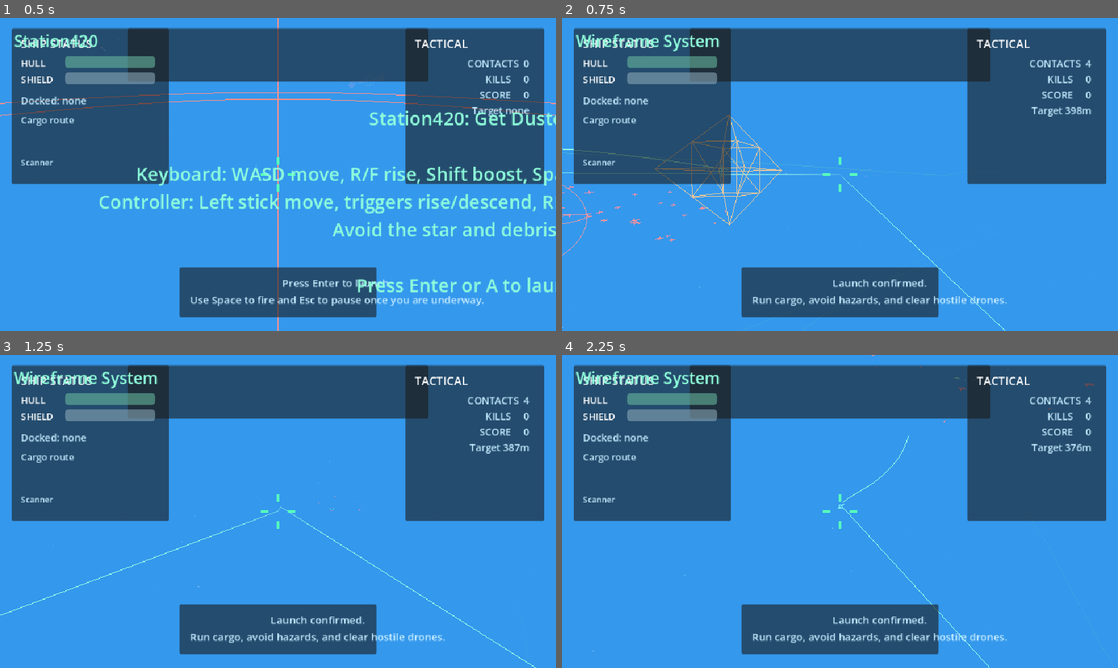
Above: before the commit, frames 1-4 (two rows, left to right).
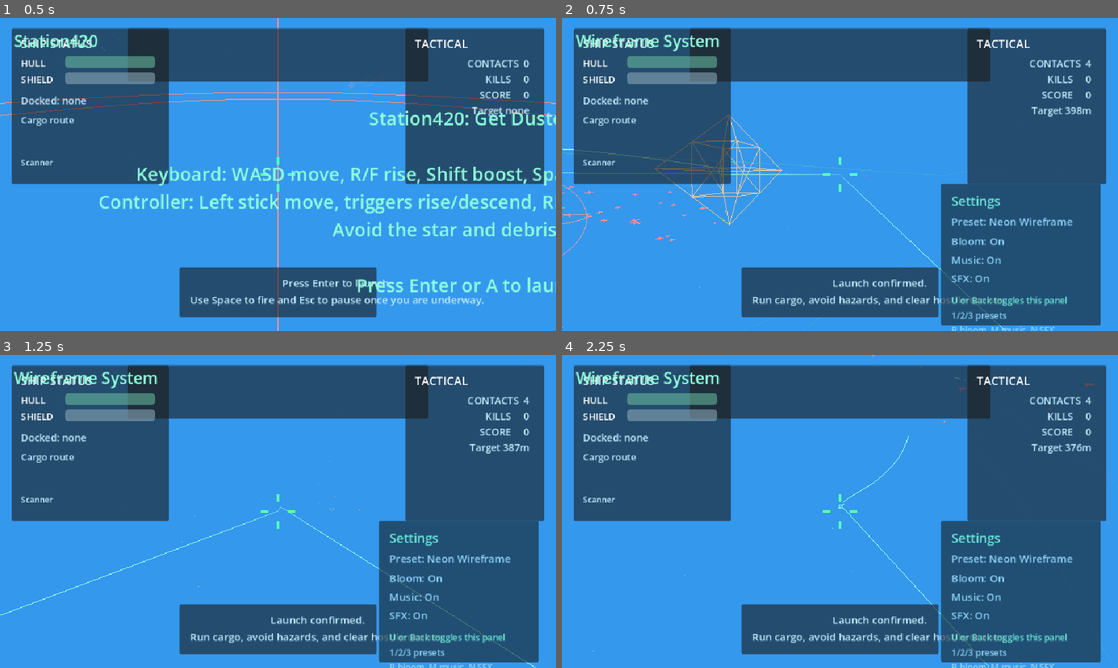
Above: after the commit, the same moments.

Repository: zabesto/Station420
Game: Godot game, scene res://scenes/main.tscn
Two runs of this game, one before a commit and one after it. Both use one fixed random seed, a clock stepped at 60 frames per second and the inputs below.
Inputs (mouse positions are in pixels of both pictures, inside the frame that each line leads up to):
- Up to frame 1 (0.5 s): no input
- Up to frame 2 (0.75 s): tap Enter at 0.5 s; move the mouse to (962, 158) at 0.52 s; hold Right (ui_right) from 0.53 s (still down); hold F from 0.53 s (still down); tap U at 0.6 s; click (962, 158) at 0.67 s
- Up to frame 3 (1.25 s): keep holding Right (ui_right); keep holding F; tap Space at 0.77 s
- Up to frame 4 (2.25 s): move the mouse to (728, 527) at 1.27 s; release Right (ui_right) at 1.28 s; release F at 1.28 s; hold Down (ui_down) 1.28-2.03 s; tap F at 1.35 s; tap Space at 1.52 s; tap U at 1.55, 2.1 s; move the mouse to (895, 442) at 2.02 s; hold Right (ui_right) from 2.03 s (still down); hold F from 2.03 s (still down)

Frame 1 is identical in both runs. In frame 2, 13% of the frame differs, in the area x 68-97%, y 52-100%; in frame 3, 13%; in frame 4, 13%.

Commit message:
Use U for settings toggle on macOS

Diff:
--- a/scenes/main.tscn
+++ b/scenes/main.tscn
@@ -355,7 +355,7 @@
 offset_right = 252.0
 offset_bottom = 234.0
 theme_override_font_sizes/font_size = 15
-text = "F1 or Back toggles this panel"
+text = "U or Back toggles this panel"
 
 [node name="SettingsHotkeys" type="Label" parent="CanvasLayer/HUD/SettingsPanel"]
 offset_left = 18.0
--- a/scripts/main.gd
+++ b/scripts/main.gd
@@ -292,7 +292,7 @@
 		toggle_camera_mode()
 		return
 
-	if event is InputEventKey and event.pressed and not event.echo and event.keycode == KEY_F1:
+	if event is InputEventKey and event.pressed and not event.echo and event.keycode == KEY_U:
 		settings_visible = not settings_visible
 		settings_panel.visible = settings_visible
 		return
